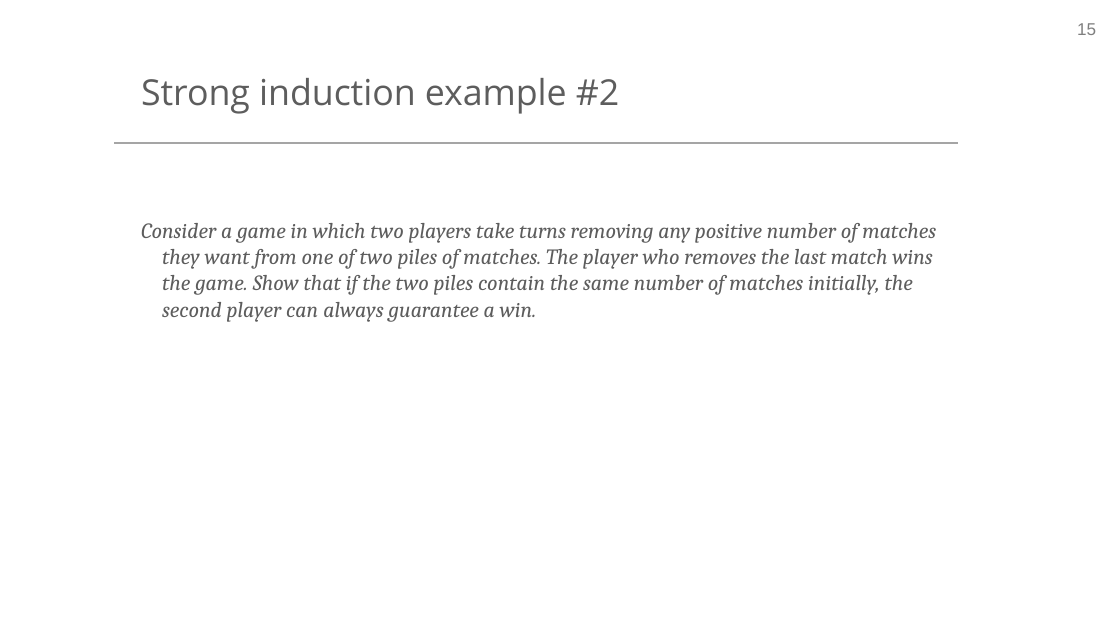
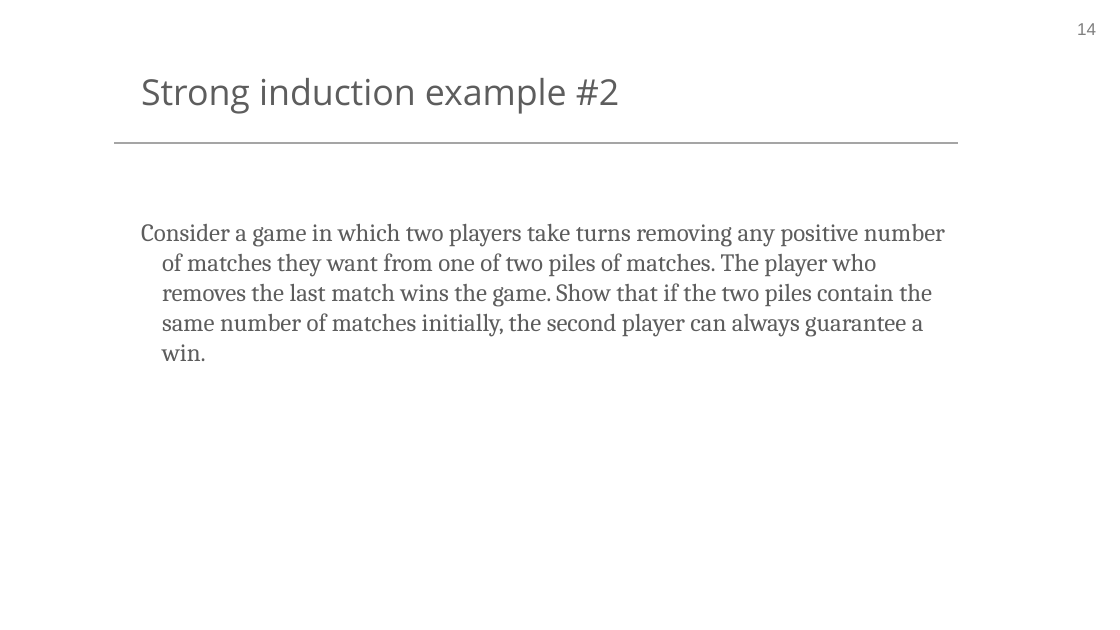
Before and after one commit to bwilder0/10607-f24, a slide deck: slide 14 of files/lecture_4.pptx (slide 15 before the commit). Drawn at 1120x630 pixels with LibreOffice and Linux fonts; fonts in the diff are those of the drawing; background and template pictures are left out. Boxes give left, top, right and bottom in pixels: in the first picture for what was removed or moved away, otherwise in the second. Text is boxed around its words. In the diff, an @@ line names an element or a change of style, - is before the commit and + after.

```diff
--- a/files/lecture_4.pptx
+++ b/files/lecture_4.pptx
@@ page number at [1077, 23, 1096, 35]: text changed @@
-15
+14
@@ text "Consider a game in which ..." at [141, 224, 945, 361]: size 14 to 16 pt, italic off @@
```
Also in this commit, not shown: 1 other slide changed, 2 slides added, 2 slides removed.
